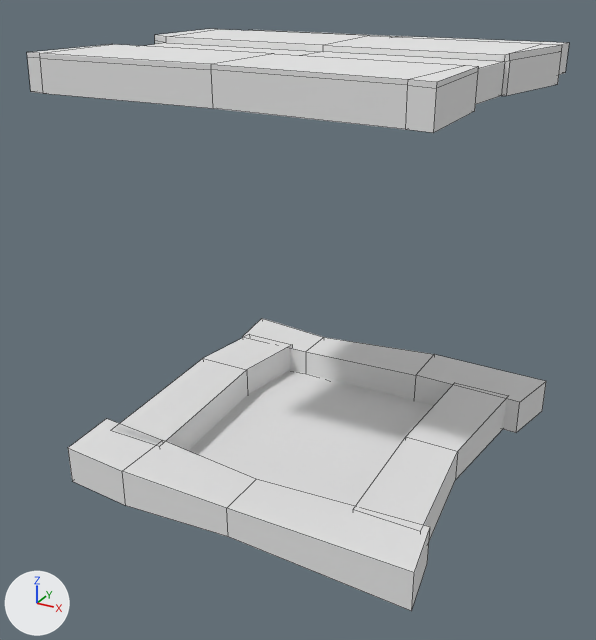
The OBJ model Graduation_Game/Assets/Objects_fbx/jackBox.obj: old version first, new version second.
The view is the same before and after, from a 50 mm camera at (5.31, -9.97, 6.6) aimed at (0.1, -0.52, 1.87). The lights are fixed; the arrows at lower left show +X, +Y and +Z. Mesh edges are drawn as thin lines. Where no turn or scale is listed for an object, it has been applied to the vertices.

The older version as bpy lines, for what is in view:
```python
me_jackbox = bpy.data.meshes.new('jackBox')
me_jackbox.from_pydata(...)  # 130 vertices, 118 faces; spans x -2.59..3.09, y -2.9..2.62, z -0.28..5.58
me_jackbox.materials.append(mat_initialshadinggroup)  # white #e7e7e7
ob_jackbox = bpy.data.objects.new('jackBox', me_jackbox)
ob_jackbox.location = (0.0, 0.0, 0.0)
```
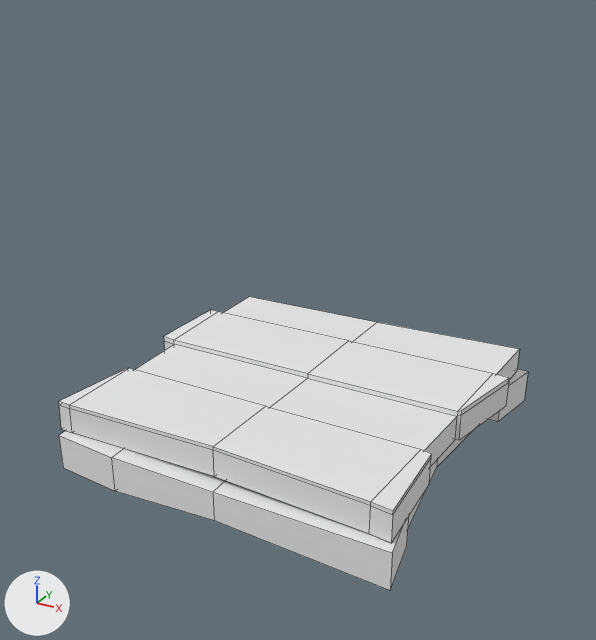
Commit message: New jackbox OBJ

What differs and where, as boxes [x1, y1, x2, y2] in the pictures (596 x 640 px; the box of a moved part takes in the faces that stretch with it):
```json
{"object": "jackBox", "change": "reshaped", "before": [27, 29, 569, 611], "after": [59, 297, 528, 590], "on screen": "13% narrower, 50% shorter"}
{"part": 1, "of": "me_jackbox", "change": "moved or reshaped", "before": [27, 29, 569, 133], "after": [59, 297, 519, 543]}
{"part": 2, "of": "me_jackbox", "change": "moved or reshaped", "before": [353, 385, 506, 541], "after": [408, 431, 472, 527]}
{"part": 3, "of": "me_jackbox", "change": "moved or reshaped", "before": [242, 318, 546, 433], "after": [489, 369, 528, 422]}
{"part": 4, "of": "me_jackbox", "change": "moved or reshaped", "before": [68, 419, 430, 611], "after": [59, 430, 409, 590]}
{"part": 5, "of": "me_jackbox", "change": "moved or reshaped", "before": [113, 334, 292, 450], "on screen": "not visible afterwards"}
{"part": 6, "of": "me_jackbox", "change": "moved or reshaped", "before": [188, 370, 433, 506], "on screen": "not visible afterwards"}
```

Edits to the scene script, one JSON object a line:
```json
{"block": "me_jackbox", "where": "me_jackbox.from_pydata(...)  # 130 vertices, 118 faces; spans x -2.59..3.09, y -2.9..2.62, z -0.28..5.58"}
{"block": "me_jackbox", "where": "# used by ob_jackbox; location = (0.0, 0.0, 0.0)"}
{"block": "me_jackbox", "change": "me_jackbox part 1: the loose piece of 66 vertices spanning x -2.59..2.92, y -2.48..2.62, z 5.09..5.58 is moved by (-0.17, -0.07, -4.8)"}
{"block": "me_jackbox", "change": "me_jackbox part 2: the loose piece of 12 vertices spanning x 1.71..2.69, y -2.16..1.67, z -0.28..0.28 is moved by (-0.35, 0.19, 0.0)"}
{"block": "me_jackbox", "change": "me_jackbox part 3: the loose piece of 16 vertices spanning x -2.3..3.09, y 1.53..2.52, z -0.28..0.28 is moved by (-0.35, 0.19, 0.0)"}
{"block": "me_jackbox", "change": "me_jackbox part 4: the loose piece of 16 vertices spanning x -2.39..2.9, y -2.9..-1.92, z -0.28..0.28 is moved by (-0.35, 0.19, 0.0)"}
{"block": "me_jackbox", "change": "me_jackbox part 5: the loose piece of 12 vertices spanning x -2.29..-1.22, y -2.16..1.67, z -0.28..0.28 is moved by (-0.35, 0.19, 0.0)"}
{"block": "me_jackbox", "change": "me_jackbox part 6: the loose piece of 8 vertices spanning x -1.69..2.33, y -2.31..1.7, z -0.28..-0.2 is moved by (-0.35, 0.19, 0.0)"}
```
